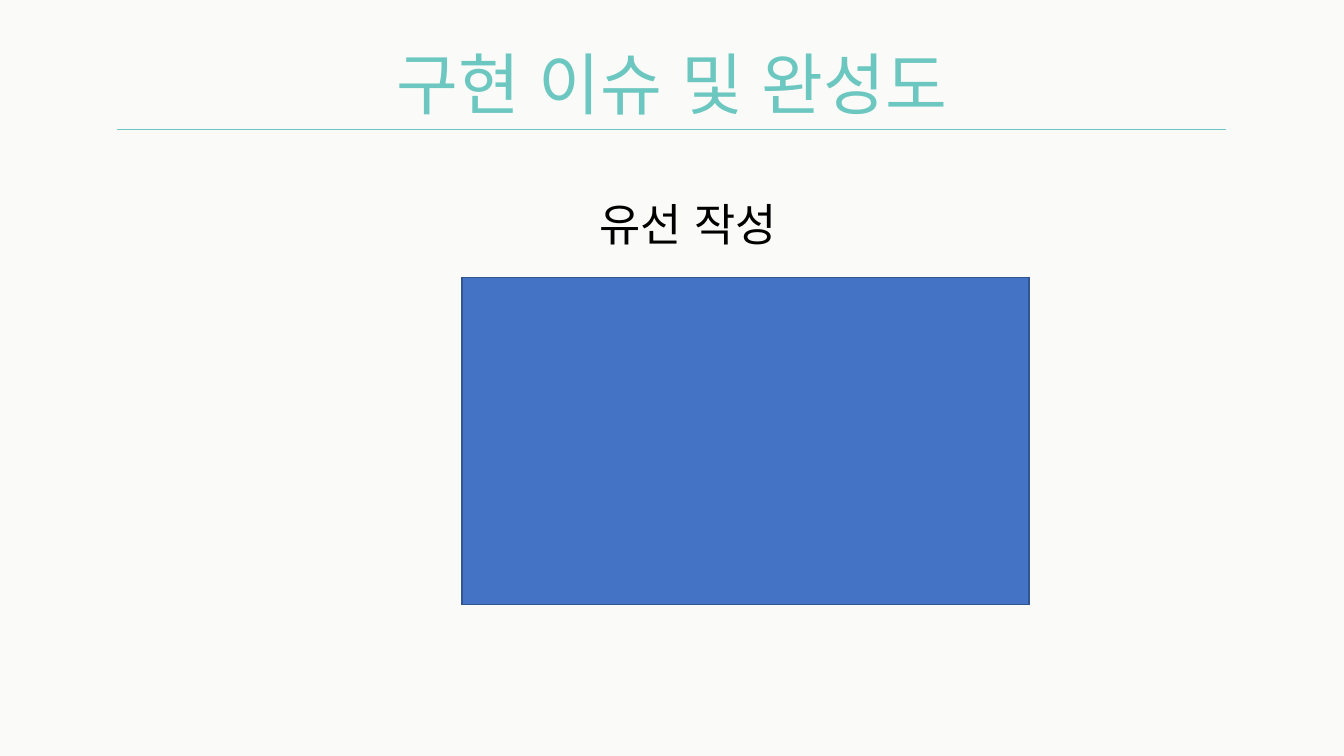
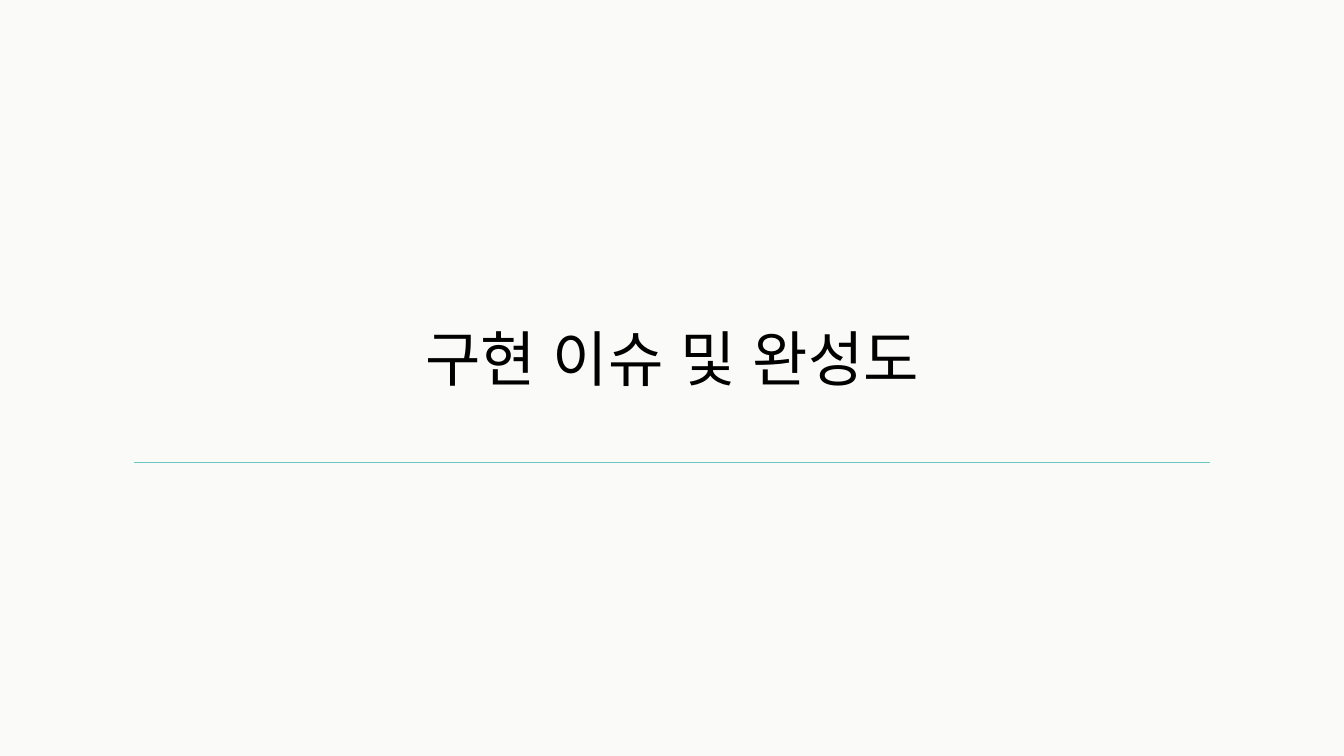
Before and after one commit to Team-Achi/Docs, a slide deck: slide 12 of PPT/캡스톤디자인_14주차_최종데모_5조.pptx (slide 13 before the commit). Drawn at 1344x756 pixels with LibreOffice and Linux fonts; fonts in the diff are those of the drawing. Boxes give left, top, right and bottom in pixels: in the first picture for what was removed or moved away, otherwise in the second. Text is boxed around its words. In the diff, an @@ line names an element or a change of style, - is before the commit and + after.

```diff
--- a/PPT/캡스톤디자인_14주차_최종데모_5조.pptx
+++ b/PPT/캡스톤디자인_14주차_최종데모_5조.pptx
@@ text removed at <box>599,204,776,245</box> @@
-유선 작성
@@ title "구현 이슈 및 완성도": place and size @@
-title "구현 이슈 및 완성도" at <box>396,53,947,115</box>
+title "구현 이슈 및 완성도" at <box>425,331,919,386</box>
@@ title "구현 이슈 및 완성도" at <box>425,331,919,386</box>: size 48 to 43 pt, text colour #6BC7BF to #000000; line spacing 1 to 0.9; vertical alignment top to middle @@
@@ rectangle removed at <box>462,277,1028,605</box> @@
@@ line moved from (118, 129) - (1227, 129) to (134, 463) - (1211, 463) @@
```
Also in this commit, not shown: 13 other slides changed, 5 slides added, 8 slides removed, 2 other files.
